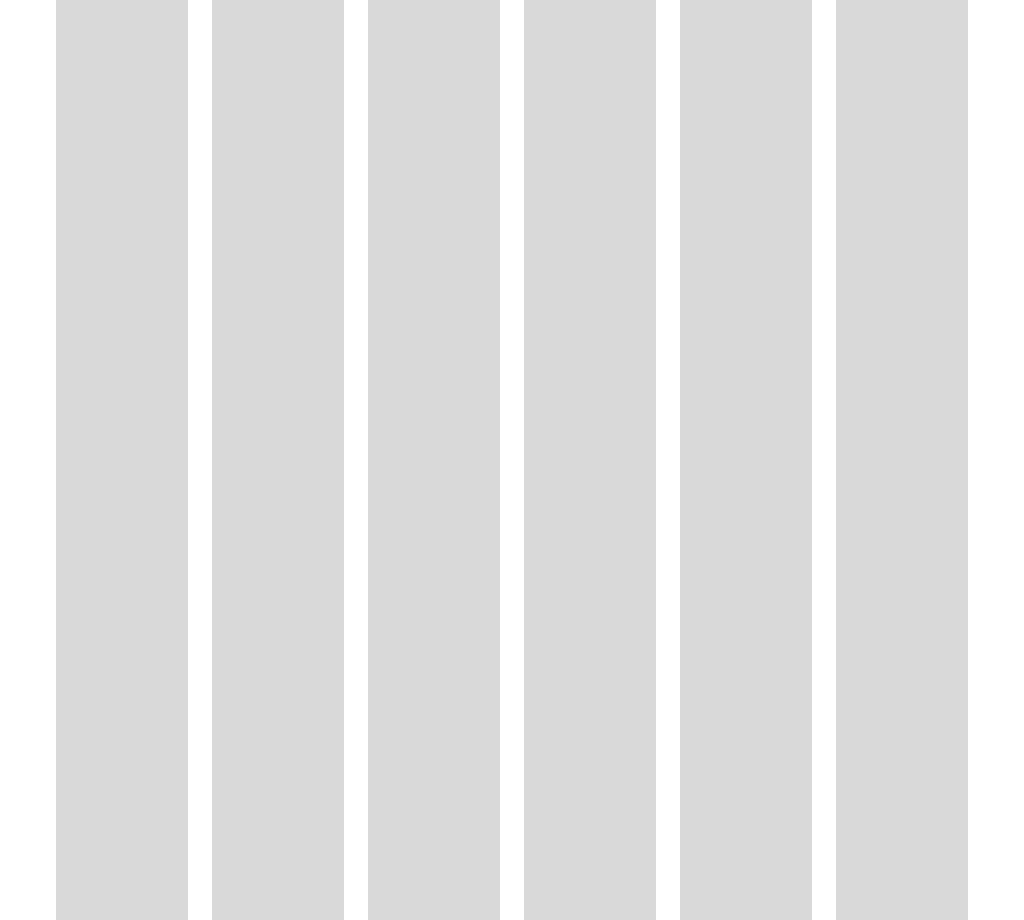
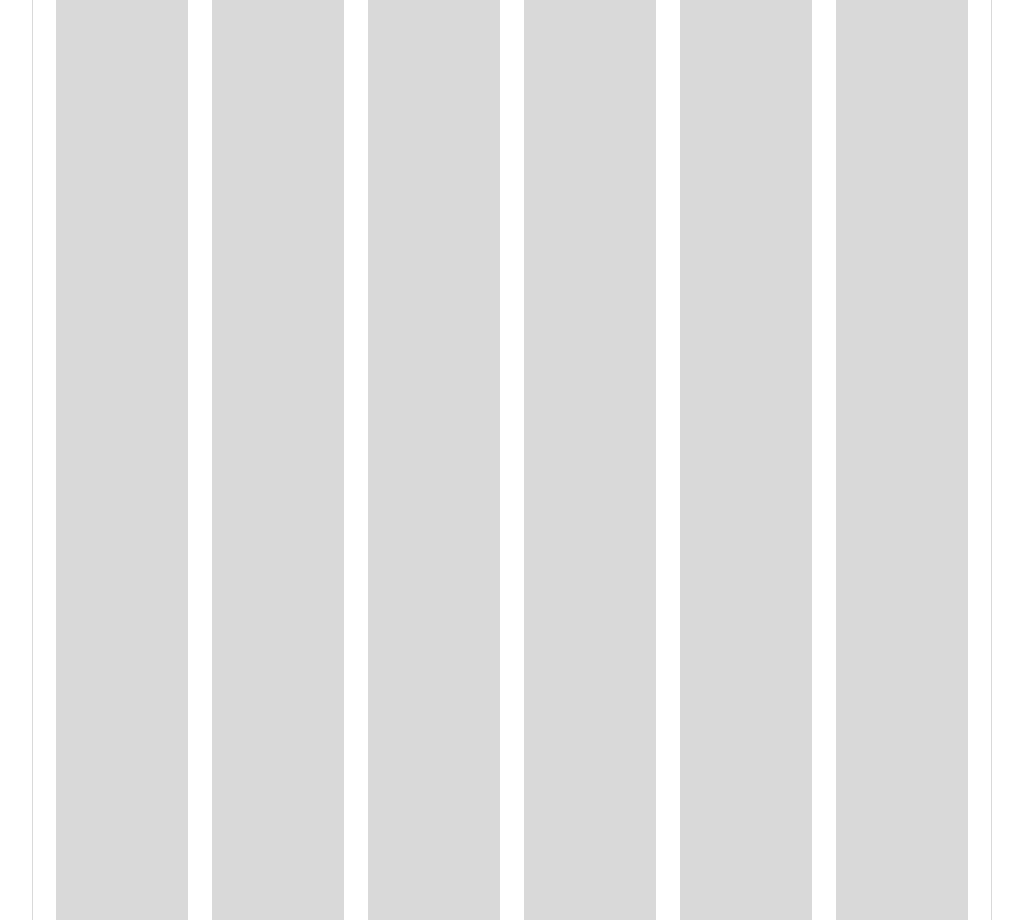
Comparing the layer stacks of the two w=1024, h=920 images. Changes:
painted on "Layer" over left=32, top=0, right=992, bottom=920
